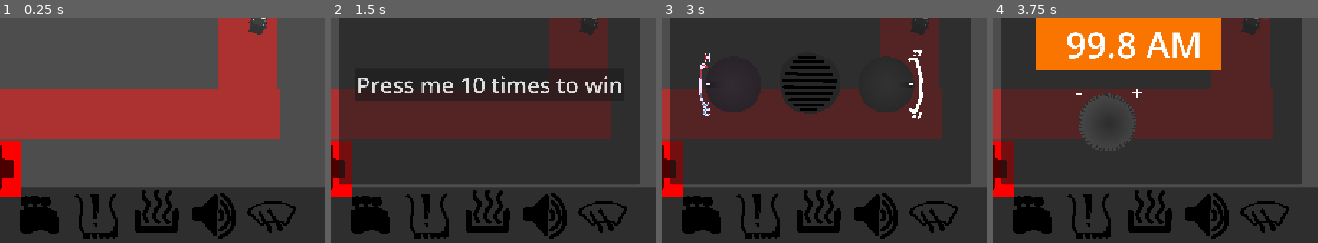
Above: before the commit, frames 1-4 (left to right).
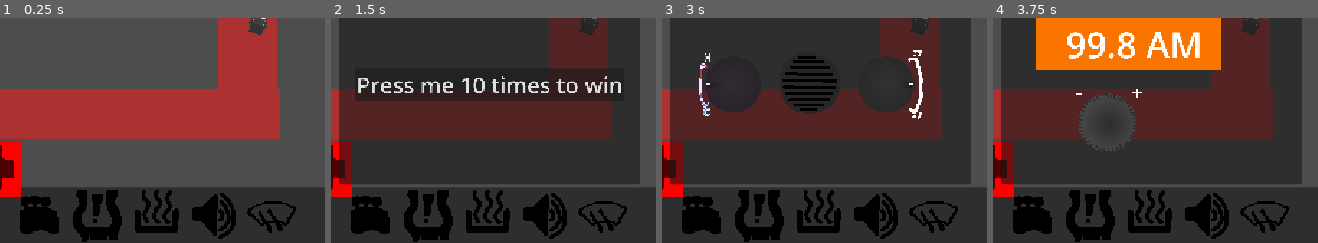
Above: after the commit, the same moments.

Repository: DBorgKiwami/game-jam-2
Game: Godot game, scene res://levels/testlevel.tscn
Same seed, same stepped clock (60 frames per second), same inputs: the game is played once before the commit and once after it. The engine's default icon, where the game draws it, is replaced by a stand-in: a white triangle on a blue panel in a dark square.
Inputs (mouse positions are % of the whole screen's width and height, from its top left):
- Up to frame 1 (0.25 s): no input
- Up to frame 2 (1.5 s): click (28, 94) at 0.5 s; click (36, 94) at 1.25 s
- Up to frame 3 (3 s): click "Press me 10 times to win" at 2 s; click (45, 94) at 2.75 s
- Up to frame 4 (3.75 s): click (54, 94) at 3.5 s
The pictures show only the part of the screen within x 22-71%, y 50-100%; the shares and areas given below are measured in that part.

The runs differ from the first frame. In frame 1, 1.3% of the frame differs, in the area x 22-38%, y 76-100%; in frame 2, 1.3%; in frame 3, 1.3%; in frame 4, 1.3%.

Commit message:
Added white icon for flat tire

Diff:
--- a/globals/car_stats.gd
+++ b/globals/car_stats.gd
@@ -19,7 +19,7 @@
 
 # called from player/car script when timer sets off
 func break_something():
-	#var part_to_break = car_parts.keys()[4] # HARDCODE
+	#var part_to_break = car_parts.keys()[1] # HARDCODE
 
 	# check from parts still intact
 	var intact = car_parts.keys().filter(func(p): return car_parts[p])
--- a/minigames/testminigame.gd
+++ b/minigames/testminigame.gd
@@ -5,6 +5,5 @@
 func _on_button_pressed() -> void:
 	counter += 1;
 	if counter == 10:
-		SignalBus.emit_signal("part_repaired", 0)
-		SignalBus.emit_signal("part_repaired", 1) # TEST JUST REPAIR ALL
+		SignalBus.emit_signal("part_repaired", CarStats.car_part.WHEEL) # TEST JUST REPAIR WHEEL
 		counter = 0;
--- a/ui/toolbar.gd
+++ b/ui/toolbar.gd
@@ -10,6 +10,8 @@
 	#print(index)
 	#print(buttonsIndicators)
 	buttonsIndicators[index] = true
+	print("index %s has broken" %index)
+	print(CarStats.car_parts.keys()[index])
 	#var i = 0
 	#for part in CarStats.car_parts:
 		#print(part)
@@ -48,7 +50,7 @@
 			#print(1.0 * wrapf(timeElapsed, 0.0, 1.0))
 			buttons[i].modulate.r = 1.0 * wrapf(timeElapsed, 0.0, 1.0)
 
-# fixed part signal received: disable respective button and minigame
+# fixed part signal received: modulate button back to black and stop indicating
 func _fix_part(index : int):
 	close_all_tabs()
 	buttons[index].modulate = Color(0, 0, 0)
--- a/ui/toolbar.tscn
+++ b/ui/toolbar.tscn
@@ -5,7 +5,7 @@
 [ext_resource type="Texture2D" uid="uid://di8abe44rp8bk" path="res://images/icon.svg" id="2_ata6n"]
 [ext_resource type="PackedScene" uid="uid://bq6dbw55wnsw0" path="res://minigames/testminigame.tscn" id="2_gb7al"]
 [ext_resource type="Texture2D" uid="uid://byqvtcb4togeo" path="res://images/engineiconwhite.png" id="3_62suo"]
-[ext_resource type="Texture2D" uid="uid://ct264gf34ey25" path="res://images/tool-btns/flat_tire.png" id="5_62suo"]
+[ext_resource type="Texture2D" uid="uid://bfykpasogwtew" path="res://images/tool-btns/tire.png" id="5_62suo"]
 [ext_resource type="PackedScene" uid="uid://c0q51j3dsg355" path="res://minigames/radio.tscn" id="5_e376i"]
 [ext_resource type="Texture2D" uid="uid://biaoop45bdjv0" path="res://images/steeringwheel.png" id="5_m6d4s"]
 [ext_resource type="PackedScene" uid="uid://c5xku7oeeh1x8" path="res://minigames/heater.tscn" id="6_4dapg"]
Binary file added: images/tool-btns/tire.png
Not shown, added: images/tool-btns/tire.png.import
